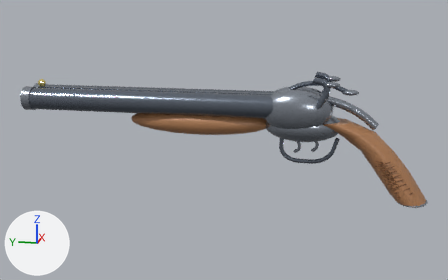
Two versions of the glTF model assets/models/weapon_shotgun_90s.glb, one commit apart.
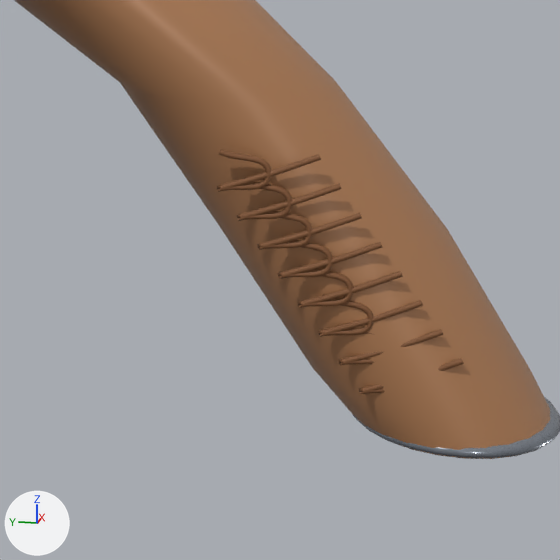
Each version is shown whole from a 50 mm lens placed at (-0.863, -0.004, 0.185), pointed at (-0.002, 0.169, -0.03), then close up on the part from 76% to 95% of the width and 49% to 80% of the height. The axes (+X, +Y, +Z) are drawn at lower left. The lights are the same throughout. The last two pictures show the newer version. Vertices at exactly the same position are counted once.

Names of what the first close-up shows: 'Continuous walnut grip'.
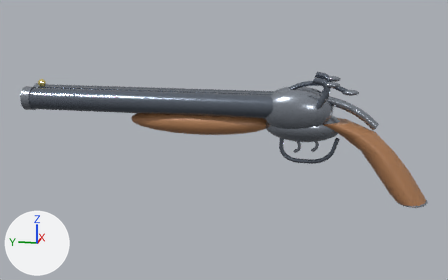
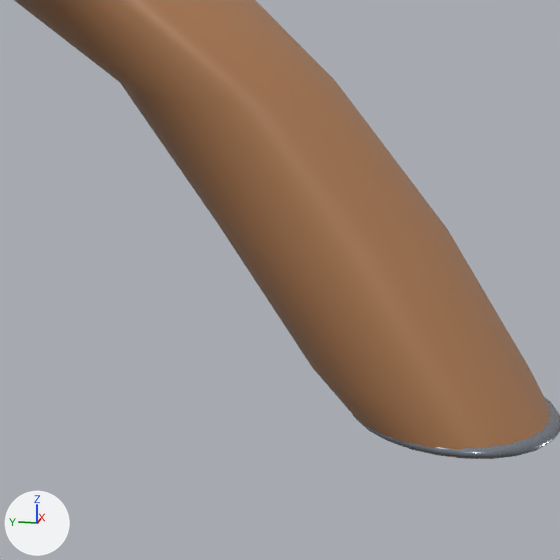
Where the change shows, as pixel boxes [x1, y1, x2, y2] in the close-ups (560 x 560 px):
```json
{"part": 1, "of": "me_walnut_wrist_24_segments", "change": "deleted", "before": [217, 149, 464, 394]}
```

Edits to the scene script, one JSON object a line:
```json
{"block": "me_walnut_wrist_24_segments", "where": "# used by ob_continuous_walnut_grip; location = (0.0, 0.0, 0.0)"}
{"op": "remove", "block": "me_walnut_wrist_24_segments", "code": "me_walnut_wrist_24_segments.from_pydata(...)  # 13320 vertices, 26112 faces; spans x -0.038..0.038, y -0.121..0.468, z -0.109..0.069"}
{"op": "add", "block": "me_walnut_wrist_24_segments", "code": "me_walnut_wrist_24_segments.from_pydata(...)  # 5480 vertices, 10752 faces; spans x -0.038..0.038, y -0.121..0.468, z -0.109..0.069"}
{"block": "me_walnut_wrist_24_segments", "change": "me_walnut_wrist_24_segments part 1: 16 loose pieces with 7840 vertices, spanning x -0.026..0.026, y -0.098..-0.046, z -0.095..-0.043, are deleted"}
{"op": "remove", "block": "me_walnut_wrist_24_segments", "code": "me_walnut_wrist_24_segments.materials.append(mat_cut_walnut_checkering)  # brown #845735"}
```
